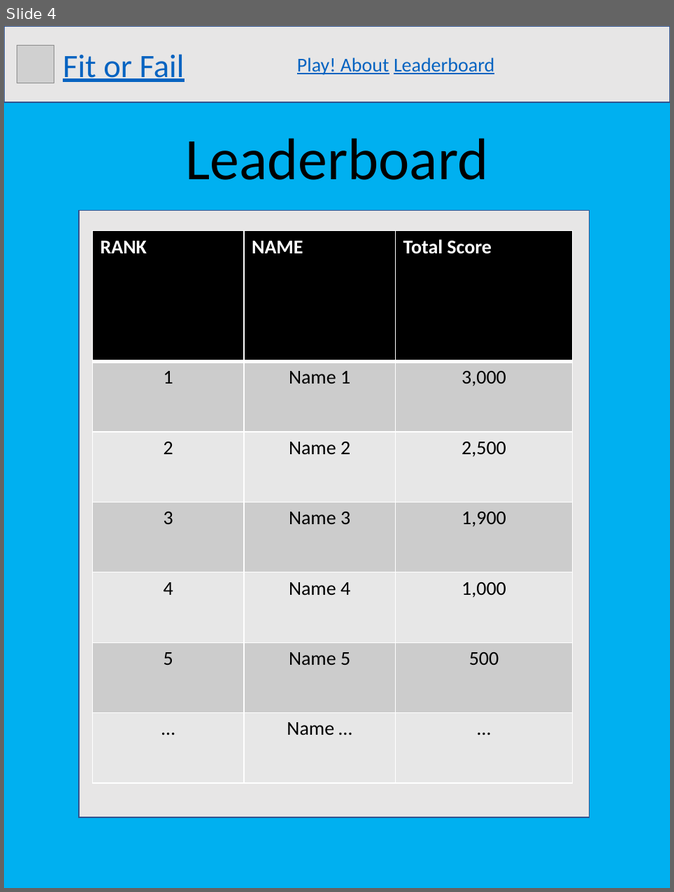
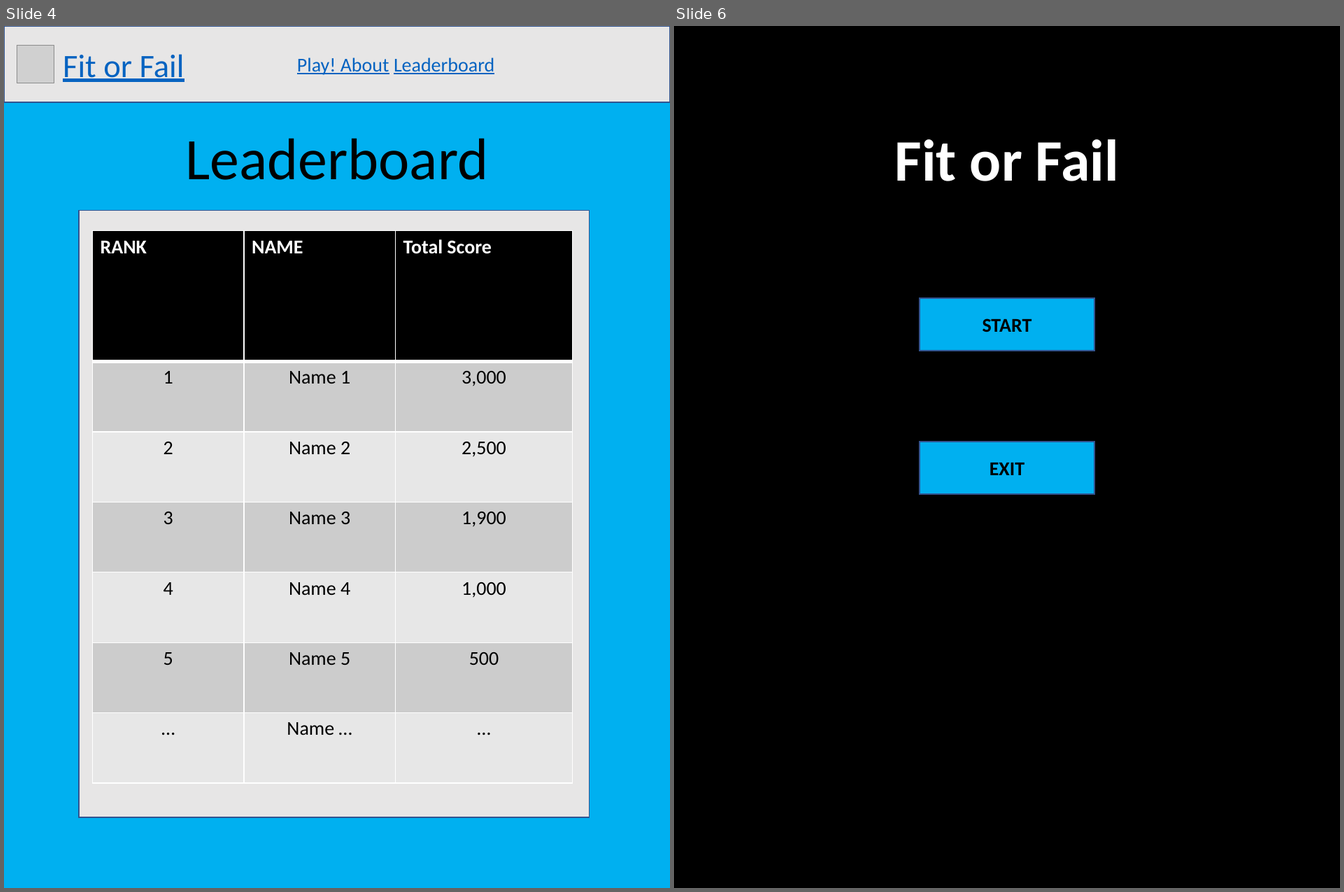
Before and after one commit to s-christian/Fit_or_Fail, a slide deck: website_graphic.pptx. Shown side by side, each under a label of ours: slide 4 before the commit, slides 4 and 6 after it; the slides between them are not shown. The pictures are 674x892 and 1344x892 pixels, drawn with LibreOffice and Linux fonts; fonts in the diff are those of the drawing; grey boxes stand for pictures. Boxes give left, top, right and bottom in pixels: in the first picture for what was removed or moved away, otherwise in the second. Text is boxed around its words. In the diff, an @@ line names an element or a change of style, - is before the commit and + after.

```diff
--- a/website_graphic.pptx
+++ b/website_graphic.pptx
@@ slide 6 added at (674, 26, 1340, 888), background #000000 @@
@@ text added at (895, 139, 1119, 181), 54 pt, text #FFFFFF, bold @@
+Fit or Fail
@@ rectangle added at (920, 298, 1095, 351), fill #00B0F0, outline #325491 1 pt, 18 pt, text #000000, bold @@
+START
@@ rectangle added at (920, 442, 1095, 494), fill #00B0F0, outline #325491 1 pt, 18 pt, text #000000, bold @@
+EXIT
```
Also in this commit, not shown: 2 slides changed, 2 other slides added.
